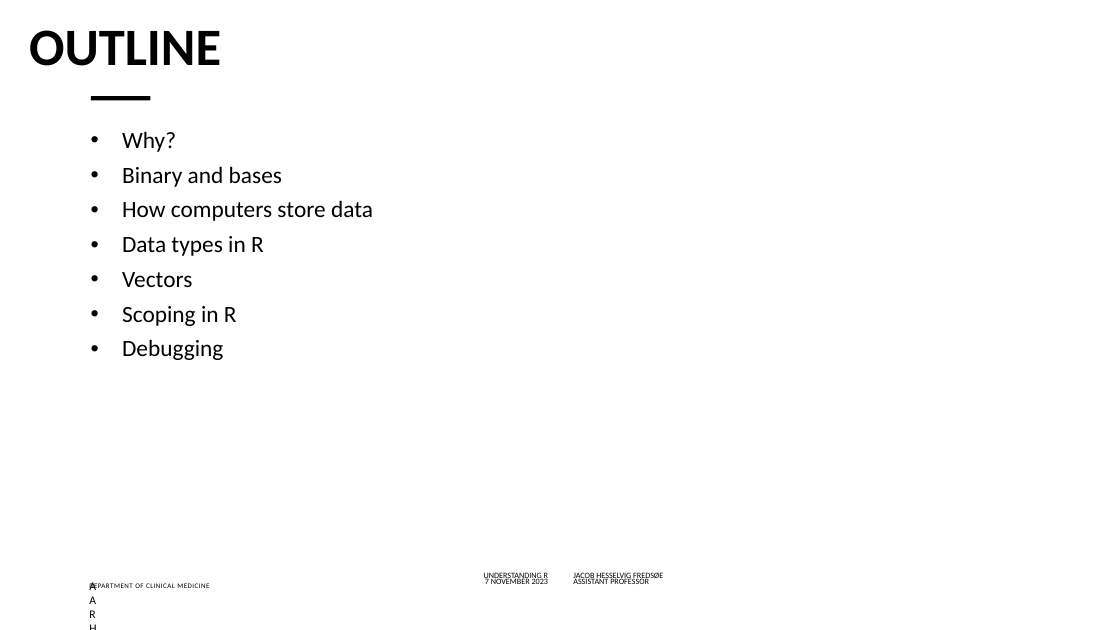
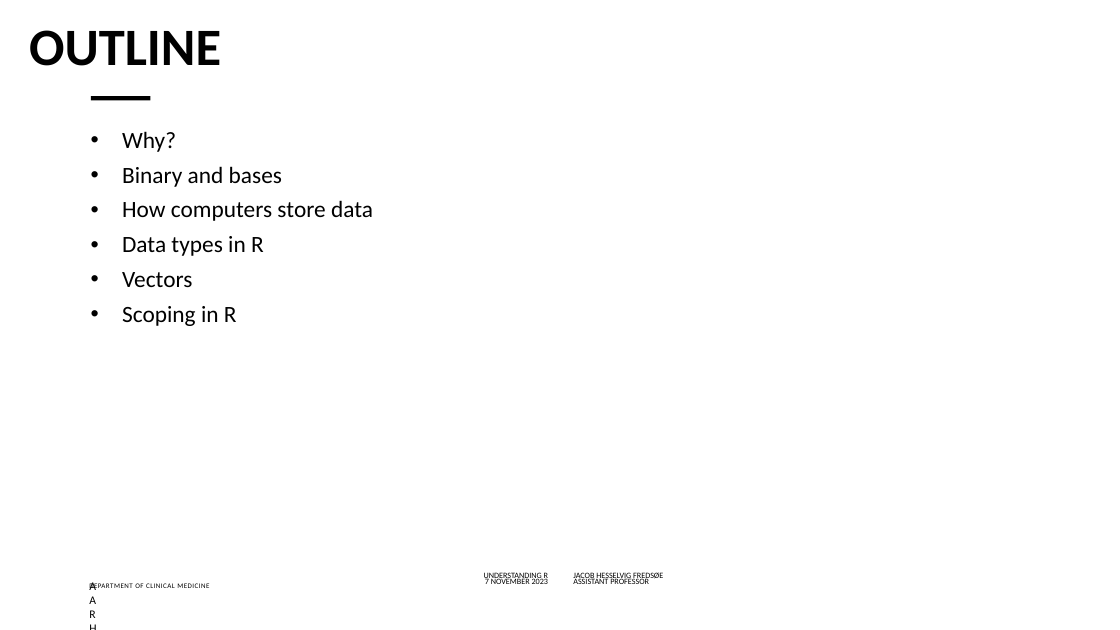
Before and after one commit to jacobfredsoee/MOMAR, a slide deck: slide 2 of 01_files/01 understanding R.pptx. Drawn at 1120x630 pixels with LibreOffice and Linux fonts; fonts in the diff are those of the drawing; background and template pictures are left out. Boxes give left, top, right and bottom in pixels: in the first picture for what was removed or moved away, otherwise in the second. Text is boxed around its words. In the diff, an @@ line names an element or a change of style, - is before the commit and + after.

Commit message:
Moved debugging to 2nd part

```diff
--- a/01_files/01 understanding R.pptx
+++ b/01_files/01 understanding R.pptx
@@ text at (x1=122, y1=339, x2=223, y2=360): paragraph removed @@
-• Debugging
```
Also in this commit, not shown: 3 other files.
